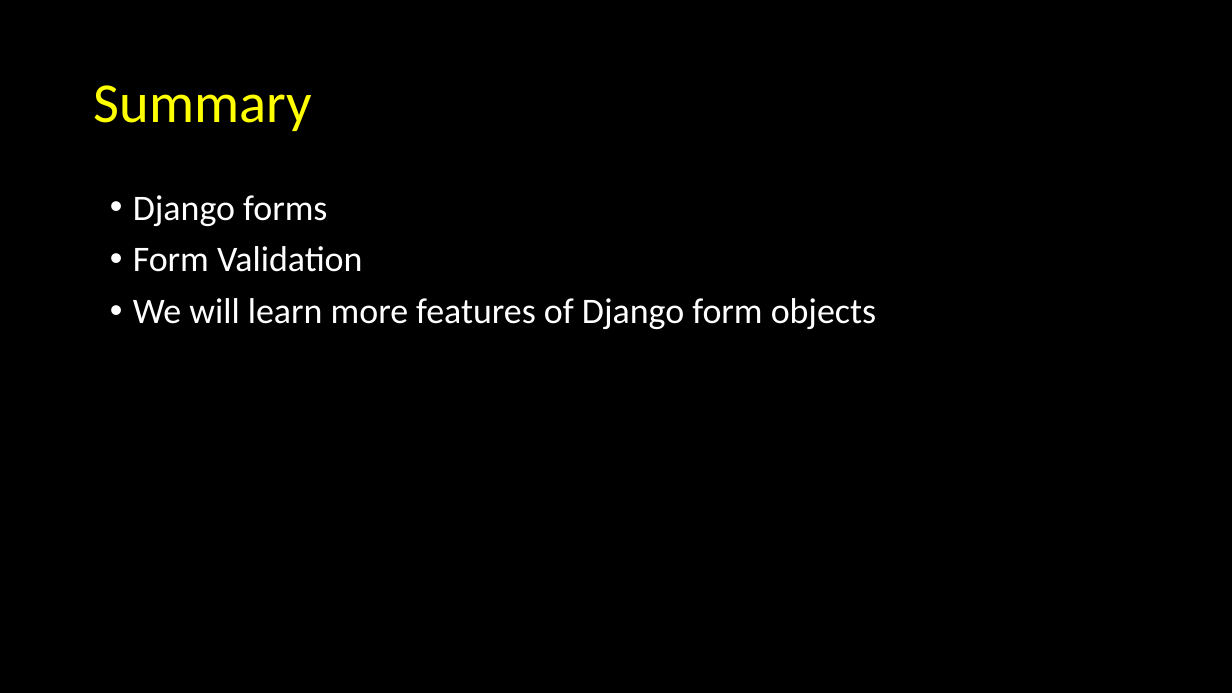
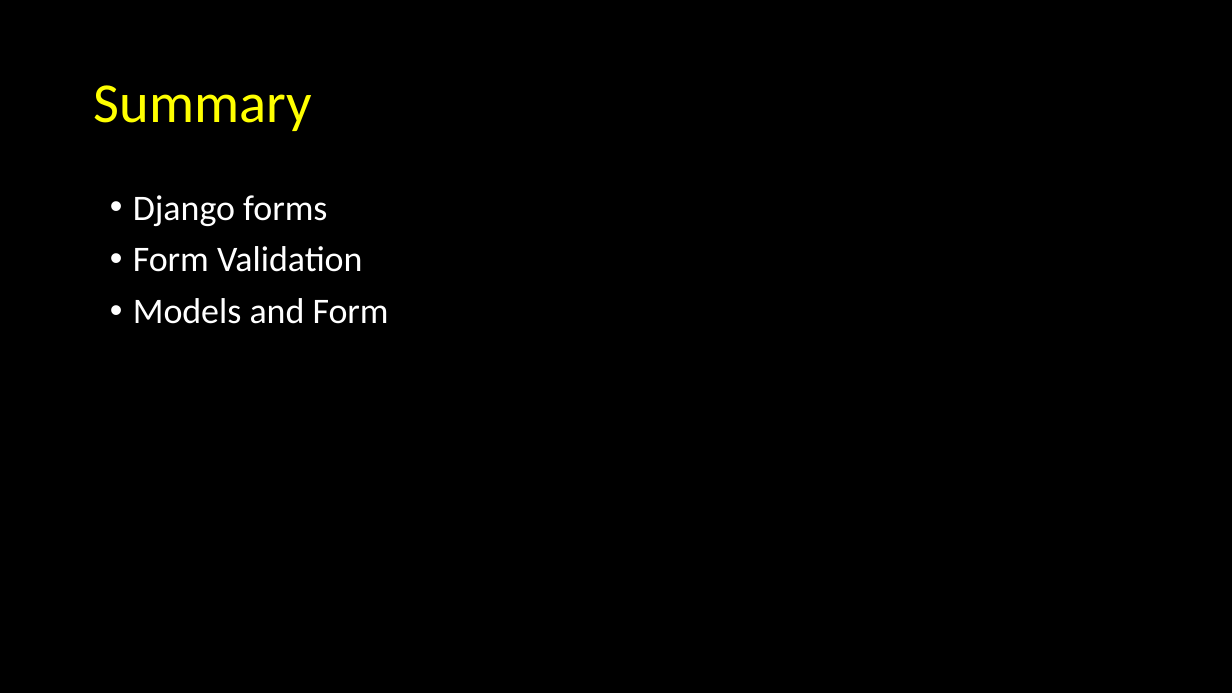
Before and after one commit to csev/dj4e, a slide deck: slide 27 of lectures/DJ-11-Forms-Django.pptx (slide 22 before the commit). Drawn at 1232x693 pixels with LibreOffice and Linux fonts; fonts in the diff are those of the drawing. Boxes give left, top, right and bottom in pixels: in the first picture for what was removed or moved away, otherwise in the second. Text is boxed around its words. In the diff, an @@ line names an element or a change of style, - is before the commit and + after.

Commit message:
Add slides about ModelForms

```diff
--- a/lectures/DJ-11-Forms-Django.pptx
+++ b/lectures/DJ-11-Forms-Django.pptx
@@ text at <box>133,298,389,324</box>: text changed @@
-• We will learn more features of Django form objects
+• Models and Form
```
Also in this commit, not shown: 5 slides added.
